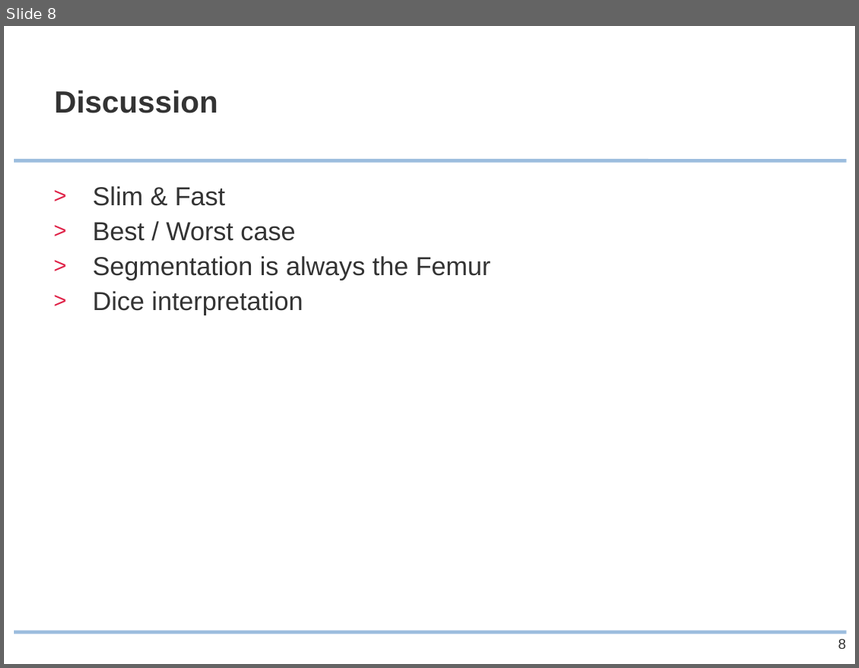
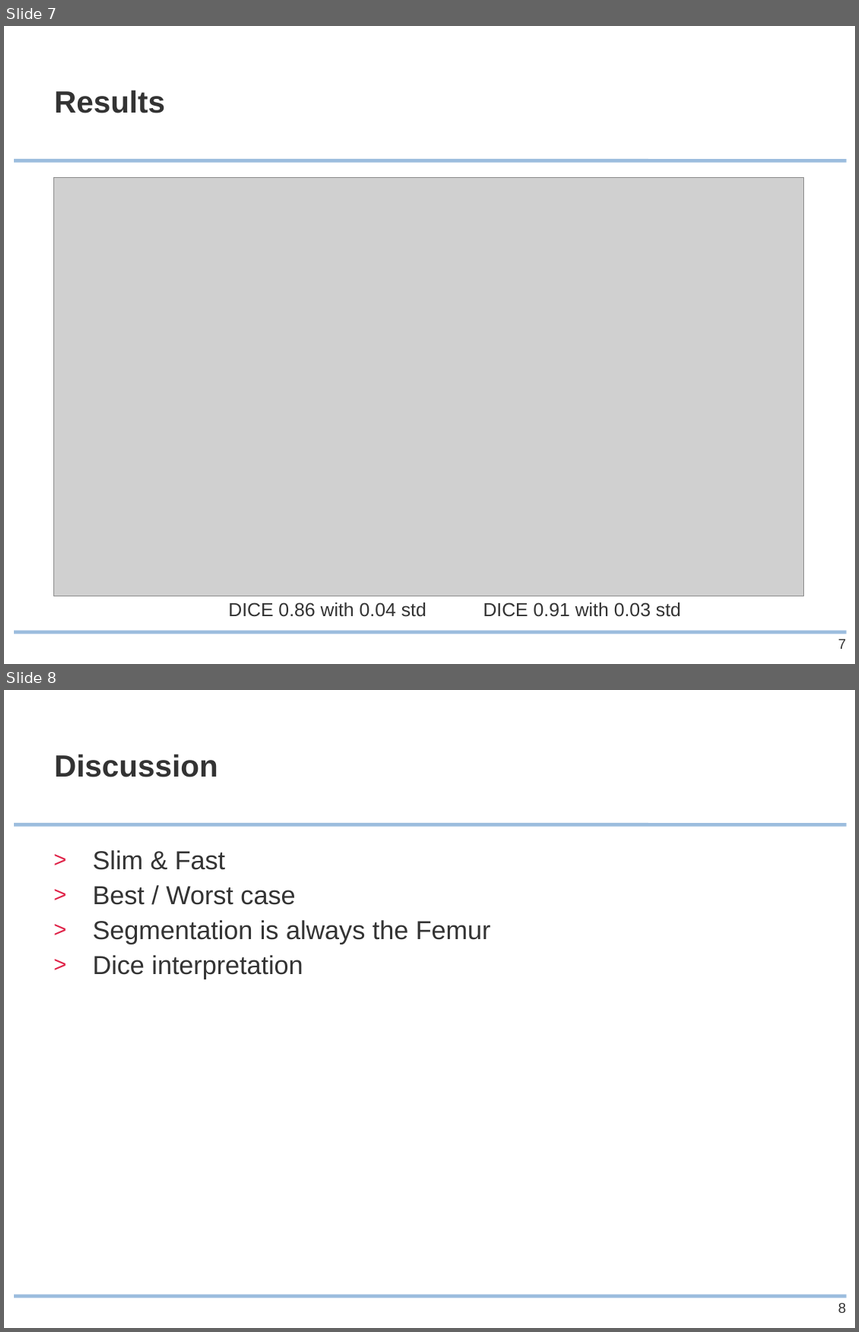
Before and after one commit to ipa/MIALab, a slide deck: doc/presentation/MIALab_slides.pptx. Shown one above the other, each under a label of ours: slide 8 before the commit, slides 7 and 8 after it. The pictures are 859x668 and 859x1332 pixels, drawn with LibreOffice and Linux fonts; fonts in the diff are those of the drawing; grey boxes stand for pictures; background and template pictures are left out. Boxes give left, top, right and bottom in pixels: in the first picture for what was removed or moved away, otherwise in the second. Text is boxed around its words. In the diff, an @@ line names an element or a change of style, - is before the commit and + after.

Commit message:
update presentation  results

```diff
--- a/doc/presentation/MIALab_slides.pptx
+++ b/doc/presentation/MIALab_slides.pptx
@@ slide 7 added at (x1=4, y1=26, x2=855, y2=664), background #FFFFFF; not listed: 2 template elements that a slide beside it also shows @@
@@ title added at (x1=54, y1=90, x2=165, y2=113), 26 pt, text #333333, bold @@
+Results
@@ picture added at (x1=53, y1=177, x2=804, y2=596) @@
@@ text added at (x1=228, y1=603, x2=427, y2=617), 16 pt, text #333333 @@
+DICE 0.86 with 0.04 std
@@ text added at (x1=484, y1=603, x2=681, y2=617), 16 pt, text #333333 @@
+DICE 0.91 with 0.03 std
@@ page number added at (x1=838, y1=639, x2=846, y2=649), 12 pt, text #333333 @@
+7
```
Also in this commit, not shown: 1 slide changed, 1 other slide added, 1 slide removed, 1 other file.
